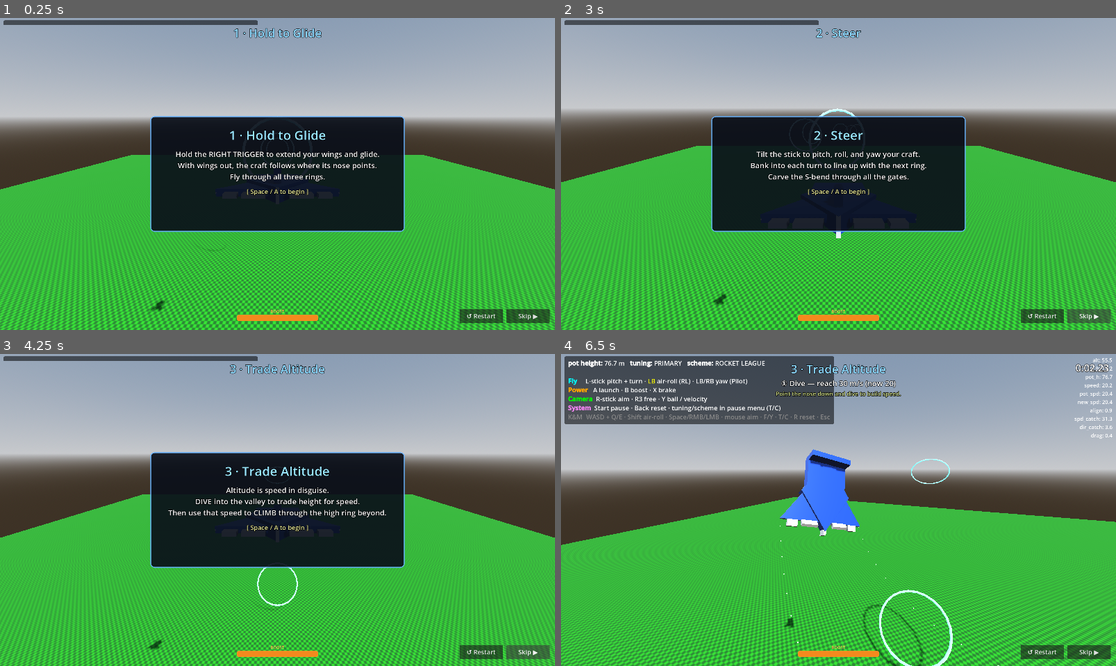
Above: before the commit, frames 1-4 (two rows, left to right).
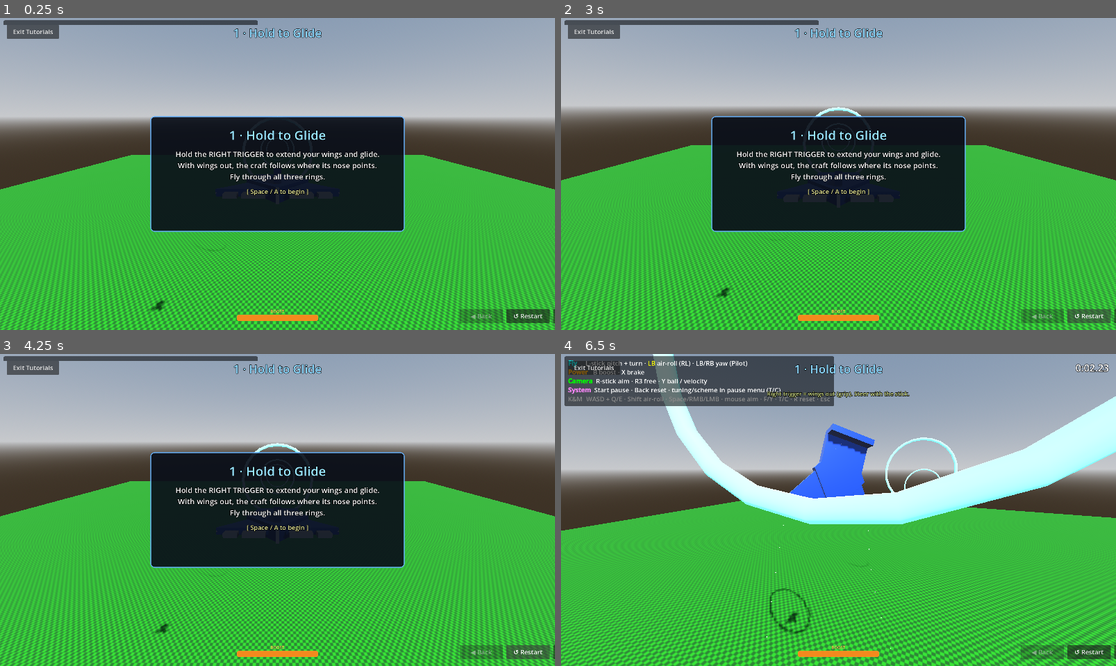
Above: after the commit, the same moments.

Repository: westonkelliher/glider
Game: Godot game, scene res://tutorial/tutorial.tscn
The game is run twice, just before and just after one commit, with the same random seed, the same clock (stepped at 60 frames per second) and the same inputs. This scene is started directly instead of the project's main scene.
Inputs (mouse positions are in pixels of both pictures, inside the frame that each line leads up to):
- Up to frame 1 (0.25 s): no input
- Up to frame 2 (3 s): click "↺ Restart" at 0.5 s; click "↺ Restart" at 1.25 s; click "↺ Restart" at 2 s; click (1088, 317) at 2.75 s, where only the run before the commit has a clickable "Skip ▶"
- Up to frame 3 (4.25 s): click (527, 653) at 3.5 s, where only the run before the commit has a clickable "Skip ▶"
- Up to frame 4 (6.5 s): tap Enter (ui_accept) at 4.25, 4.52, 5.27 s; move the mouse to (960, 494) at 4.27 s; hold D (move_right) 4.28-5.03 s; hold Right mouse button (boost) 4.28-5.03 s; click (960, 494) at 4.42 s; tap Space (launch) at 4.55, 5.1, 6.05 s; move the mouse to (810, 510) at 5.02 s; hold W (move_forward) from 5.03 s (still down); right-click (810, 510) at 5.3 s; move the mouse to (849, 503) at 5.77 s; press the mouse at (849, 503) at 5.78 s

The runs differ from the first frame. In frame 1, 0.8% of the frame differs, in the area x 1-100%, y 2-98%; in frame 2, 20%; in frame 3, 26%; in frame 4, 34%, in the area x 0-100%, y 0-100%.

Commit message:
Remove missiles + debug HUD readout; add tutorial back/exit buttons
- Strip missile mechanics from glider_body and tutorial_manager
- Remove on-screen speed/debug stats; HUD readout shows only binds
- Add Back (prev stage) and Exit Tutorials buttons to tutorial UI

Co-Authored-By: Claude Opus 4.8 (1M context) <noreply@anthropic.com>

Diff:
--- a/scripts/glider_body.gd
+++ b/scripts/glider_body.gd
@@ -3,7 +3,6 @@
 
 const HUD := preload("res://scripts/hud.gd")
 const PauseMenu := preload("res://scripts/pause_menu.gd")
-const Missile := preload("res://missile.tscn")
 
 const G := 9.8
 const SURFACE_DEFLECT := 0.7 # visual surface tilt (rad) at full deflection
@@ -73,9 +72,7 @@
 ## Which AI brain to load: scripts/ai_variants/ai_<ai_variant>.gd (AI only).
 @export var ai_variant := "base"
 ## World point this glider attacks. Default = BLUE goal (north, +Z).
-@export var target_goal := Vector3(0.0, 15.0, 205.0)
-## Whether the launch action fires a missile. The tutorial disables this.
-var allow_missiles := true
+@export var target_goal := Vector3(0.0, 10.5, 143.5)
 var control_scheme := GliderInput.Scheme.RL
 var _menu: CanvasLayer
 var controller: RefCounted
@@ -204,18 +201,6 @@
 	elif event.is_action_pressed("toggle_scheme"):
 		toggle_control()
 		_menu.refresh_labels()
-	if event.is_action_pressed("launch") and allow_missiles:
-		launch_missile()
-
-
-func launch_missile() -> void:
-	var missile := Missile.instantiate()
-	get_parent().add_child(missile)
-	missile.global_position = global_position
-	var nose_dir := (transform.basis * Vector3.FORWARD).normalized()
-	var speed := velocity.length()
-	var vel_dir := velocity.normalized()
-	missile.launch(0.6 * speed * vel_dir + 0.6 * speed * nose_dir)
 
 
 func _physics_process(delta: float) -> void:
@@ -342,8 +327,7 @@
 		# else the flight model regenerates the old speed next frame.
 		pot_height = position.y + velocity.length_squared() / (2.0 * G)
 	#
-	set_stats(d_h, current_speed, pot_speed, new_speed, nose_dir, current_dir,
-		pot_speed_catchup, pot_dir_catchup)
+	update_hud()
 	#
 	#velocity = Vector3.ZERO# TODONOW uncomment
 	#rotation = Vector3.ZERO# TODONOW uncomment
@@ -441,30 +425,8 @@
 	$Mesh/Q/RWing.position.x = lerpf(0.12, 0.655, ext)
 
 
-func set_stats(
-	d_h: float,
-	current_speed: float,
-	pot_speed: float,
-	new_speed: float,
-	nose_dir: Vector3,
-	current_dir: Vector3,
-	pot_speed_catchup: float,
-	pot_dir_catchup: float,
-) -> void:
+func update_hud() -> void:
 	if not _hud:
 		return
-	_hud.set_readout(pot_height, tuning.DISPLAY_NAME, GliderInput.name_of(control_scheme))
-	var align := nose_dir.dot(current_dir)
-	_hud.set_stats({
-		"alt": position.y,
-		"d_h": d_h,
-		"pot_h": pot_height,
-		"speed": current_speed,
-		"pot_spd": pot_speed,
-		"new_spd": new_speed,
-		"align": align,
-		"spd_catch": pot_speed_catchup,
-		"dir_catch": pot_dir_catchup,
-		"drag": tuning.DRAG * current_speed * (1.0 - align),
-	})
+	_hud.set_readout()
 	_hud.set_boost(boost_amount, BOOST_MAX)
--- a/scripts/hud.gd
+++ b/scripts/hud.gd
@@ -1,17 +1,16 @@
 extends CanvasLayer
 ## Flight readout. Built in code so no scene edit is needed; the glider owns one
-## of these and pushes values to it each physics frame. Top-left = pot/mode/binds
-## (set_readout); top-right = labeled debug stats (set_stats).
+## of these and pushes values to it each physics frame. Top-left = controls/binds
+## (set_readout); bottom-center = boost gauge.
 
 # Controller-first; keyboard/mouse is the dimmed secondary line.
 const BINDS := "[color=aqua][b]Fly[/b][/color]     L-stick pitch + turn · [color=yellow]LB[/color] air-roll (RL) · LB/RB yaw (Pilot)\n" \
-	+ "[color=orange][b]Power[/b][/color]   A launch · B boost · X brake\n" \
+	+ "[color=orange][b]Power[/b][/color]   B boost · X brake\n" \
 	+ "[color=lime][b]Camera[/b][/color]  R-stick aim · R3 free · Y ball / velocity\n" \
 	+ "[color=violet][b]System[/b][/color]  Start pause · Back reset · tuning/scheme in pause menu (T/C)\n" \
 	+ "[color=#888888]K&M  WASD + Q/E · Shift air-roll · Space/RMB/LMB · mouse aim · F/Y · T/C · R reset · Esc[/color]"
 
 var _pot_label: RichTextLabel
-var _stats_label: Label
 var _boost_bar: ProgressBar
 var _boost_caption: Label
 
@@ -28,17 +27,6 @@
 	_pot_label.add_theme_font_size_override("bold_font_size", 22)
 	_pot_label.add_theme_stylebox_override("normal", _panel_bg())
 	add_child(_pot_label)
-
-	# Top-right, right-aligned so the fixed-decimal values stay pinned to the
-	# edge and don't drift as digits change.
-	_stats_label = Label.new()
-	_stats_label.set_anchors_preset(Control.PRESET_TOP_RIGHT)
-	_stats_label.grow_horizontal = Control.GROW_DIRECTION_BEGIN
-	_stats_label.offset_top = 8
-	_stats_label.offset_right = -12
-	_stats_label.horizontal_alignment = HORIZONTAL_ALIGNMENT_RIGHT
-	_stats_label.add_theme_font_size_override("font_size", 18)
-	add_child(_stats_label)
 
 	# Boost reserve meter, bottom-center.
 	_boost_bar = ProgressBar.new()
@@ -107,15 +95,5 @@
 	_boost_bar.modulate = Color(1, 1, 1, 1) if amount > 0.01 else Color(1, 1, 1, 0.4)
 
 
-func set_readout(pot_height: float, tuning_name: String, scheme_name: String) -> void:
-	_pot_label.text = "[b]pot height:[/b] %.1f m   [b]tuning:[/b] %s   [b]scheme:[/b] %s\n\n%s" \
-		% [pot_height, tuning_name, scheme_name, BINDS]
-
-
-## Render an ordered name->value map as "name: 0.0" lines, fixed to one decimal
-## so on-screen numbers never change width/precision frame to frame.
-func set_stats(stats: Dictionary) -> void:
-	var lines := PackedStringArray()
-	for name: String in stats:
-		lines.append("%s: %.1f" % [name, stats[name]])
-	_stats_label.text = "\n".join(lines)
+func set_readout() -> void:
+	_pot_label.text = BINDS
--- a/tutorial/tutorial_manager.gd
+++ b/tutorial/tutorial_manager.gd
@@ -25,6 +25,9 @@
 ## Loaded after the final stage — a full match against the AI.
 const MATCH_SCENE: String = "res://scenes/main.tscn"
 
+## Returned to when the player exits the tutorials.
+const MENU_SCENE: String = "res://scenes/main_menu.tscn"
+
 enum State { INTRO, PLAYING, COMPLETE }
 
 var glider: Glider = null
@@ -45,13 +48,13 @@
 	ui = u
 	props_root = props
 	camera = cam
-	# Replace the glider's human controller with one that masks untaught powers,
-	# and stop missiles firing in the tutorial (not a taught mechanic).
+	# Replace the glider's human controller with one that masks untaught powers.
 	input_ctl = TutorialController.new()
 	glider.controller = input_ctl
-	glider.allow_missiles = false
 	ui.restart_requested.connect(_on_restart)
 	ui.skip_requested.connect(_on_skip)
+	ui.back_requested.connect(_on_back)
+	ui.exit_requested.connect(_on_exit)
 
 
 func _on_restart() -> void:
@@ -63,6 +66,17 @@
 		_start_match()
 	else:
 		_load_stage(_idx + 1)
+
+
+## Step back to the previous stage. No-op on the first stage.
+func _on_back() -> void:
+	if _idx > 0:
+		_load_stage(_idx - 1)
+
+
+## Leave the tutorials and return to the main menu.
+func _on_exit() -> void:
+	get_tree().change_scene_to_file(MENU_SCENE)
 
 
 ## Leave the tutorial and drop into a full match against the AI.
@@ -81,6 +95,7 @@
 		_stage = null
 	_idx = clampi(index, 0, STAGE_PATHS.size() - 1)
 	ui.clear_banner()
+	ui.set_back_enabled(_idx > 0)
 	_elapsed = 0.0
 
 	var script: GDScript = load(STAGE_PATHS[_idx]) as GDScript
--- a/tutorial/tutorial_ui.gd
+++ b/tutorial/tutorial_ui.gd
@@ -17,8 +17,12 @@
 var _banner: PanelContainer = null
 var _banner_label: Label = null
 
+var _back_btn: Button = null
+
 signal restart_requested
 signal skip_requested
+signal back_requested
+signal exit_requested
 
 
 func _ready() -> void:
@@ -103,6 +107,10 @@
 	row.add_theme_constant_override("separation", 12)
 	add_child(row)
 
+	_back_btn = _make_button("◀ Back")
+	_back_btn.pressed.connect(func() -> void: back_requested.emit())
+	row.add_child(_back_btn)
+
 	var restart: Button = _make_button("↺ Restart")
 	restart.pressed.connect(func() -> void: restart_requested.emit())
 	row.add_child(restart)
@@ -110,6 +118,24 @@
 	var skip: Button = _make_button("Skip ▶")
 	skip.pressed.connect(func() -> void: skip_requested.emit())
 	row.add_child(skip)
+
+	# Exit row, top-left, so it reads as "leave" rather than a stage control.
+	var exit_row: HBoxContainer = HBoxContainer.new()
+	exit_row.set_anchors_preset(Control.PRESET_TOP_LEFT)
+	exit_row.offset_left = 24.0
+	exit_row.offset_top = 24.0
+	add_child(exit_row)
+
+	var quit: Button = _make_button("Exit Tutorials")
+	quit.custom_minimum_size = Vector2(180.0, 48.0)
+	quit.pressed.connect(func() -> void: exit_requested.emit())
+	exit_row.add_child(quit)
+
+
+## Disable the Back button on the first stage (nothing to go back to).
+func set_back_enabled(enabled: bool) -> void:
+	if _back_btn != null:
+		_back_btn.disabled = not enabled
 
 
 func _build_intro() -> void:
Not shown, changed: TODO.txt
